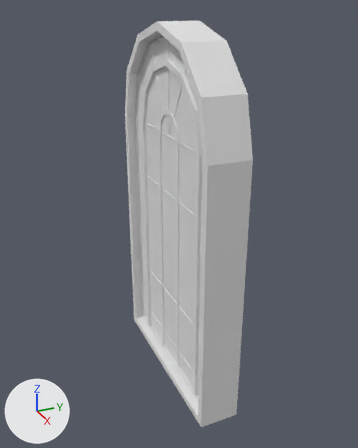
Renders of the Blender file Blend/Casa/HouseJanela2.blend from each side of a commit.
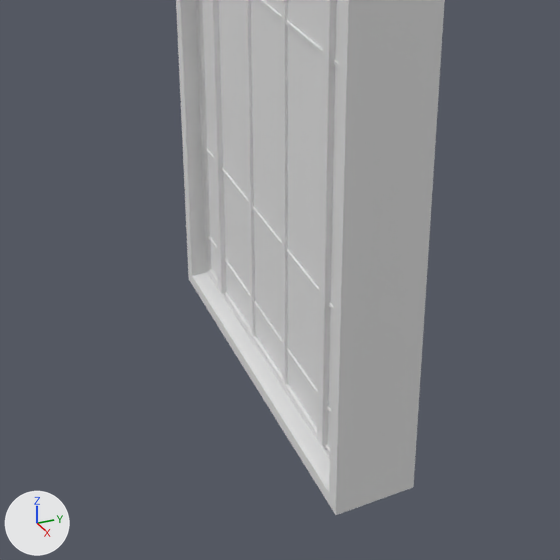
There are two pictures of each version: one whole from a 50 mm camera at (6.7, -3.01, 6.16) aimed at (0.01, 0.0, 2.81), one close up on the part from 13% to 85% of the width and 43% to 100% of the height. Arrows for +X, +Y and +Z are at lower left; the lights stay in place.

Objects in the first close-up: 'HouseJanela2'.
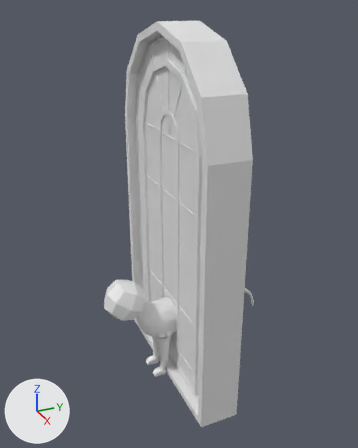
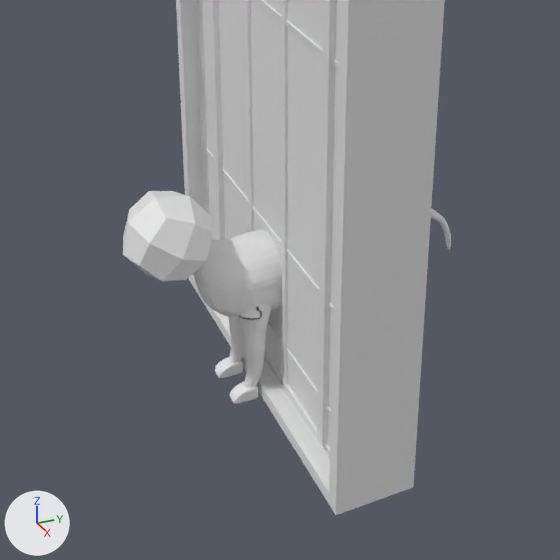
The newer file is also rescaled (x0.389), turned or shifted as a whole; pictures and numbers use the older file's frame.

Where the change shows, as pixel boxes (x1, y1, x2, y2) in the close-ups (560 x 560 px):
'BaseCat', added: after (123, 191, 451, 404)

The edits, one by one:
Mesh me_basecat is new.
It has 4952 vertices, 4808 faces and spans x -13.4..13.8, y -0.9..75.8, z -61.1..51.9.
Object 'BaseCat' (ob_basecat) is new; it shows me_basecat.
Its location is (-0.006, 0.0, 0.022).
Its rotation in degrees is (90, 0, 0).
Its scale is (0.0257, 0.0257, 0.0257).
